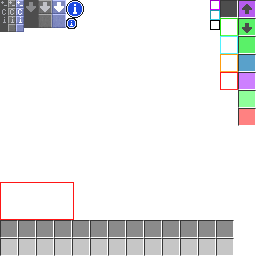
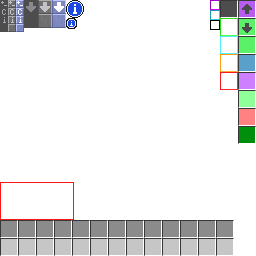
Before/after of a 256 x 256 layered artwork. What changed in the layer stack:
painted on "Background" over [238, 126, 256, 144]
